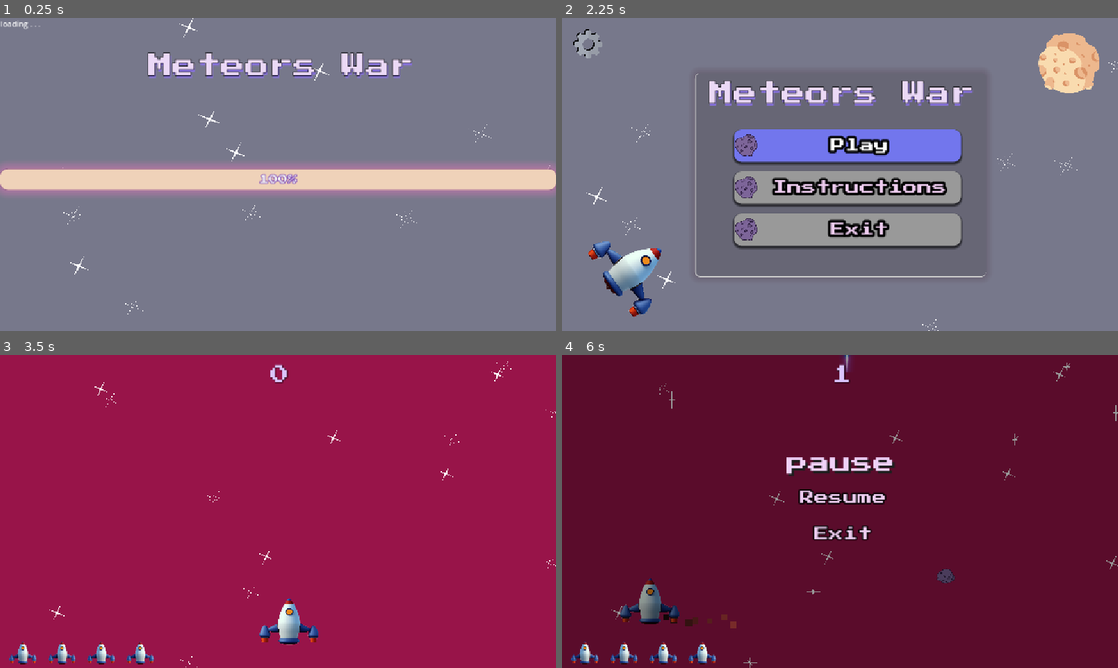
Above: before the commit, frames 1-4 (two rows, left to right).
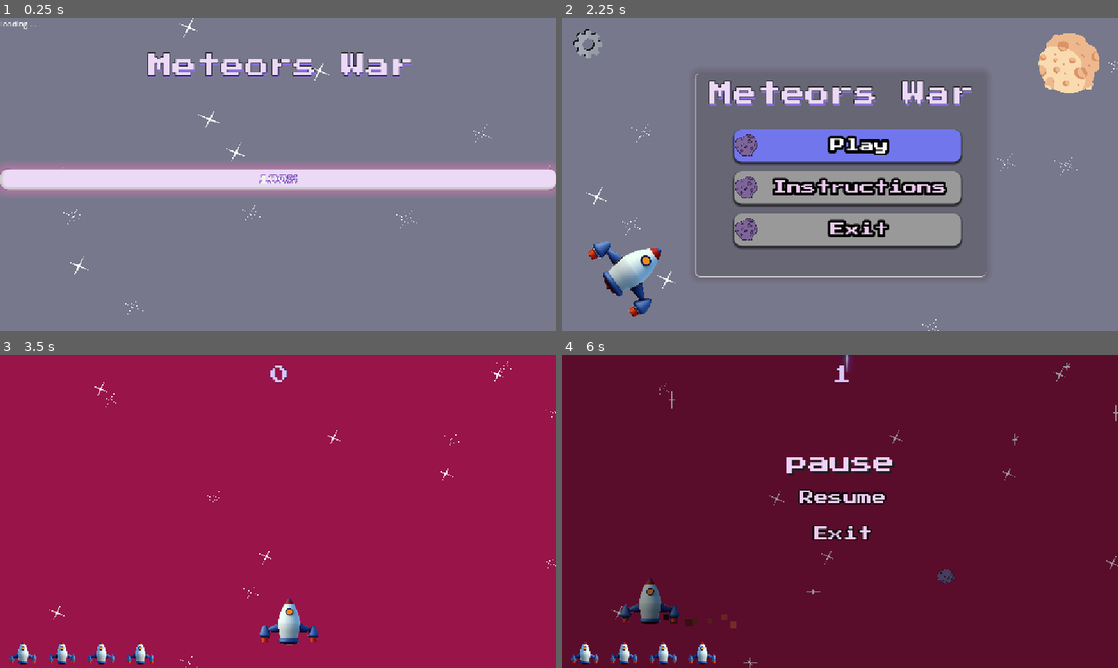
Above: after the commit, the same moments.

Repository: Alaa-Khaled210/Meteors-War
Game: Godot game, scene res://scense/screen_loading.tscn
Two runs of this game, one before a commit and one after it. Both use one fixed random seed, a clock stepped at 60 frames per second and the inputs below. Sound files missing from this copy of the repository are replaced by a short silence.
Inputs (mouse positions are in pixels of both pictures, inside the frame that each line leads up to):
- Up to frame 1 (0.25 s): no input
- Up to frame 2 (2.25 s): move the mouse to (962, 158) at 0.52 s; hold Right (right) 0.53-1.28 s; hold Space (Shoot) 0.53-1.28 s; move the mouse to (728, 190) at 1.27 s; hold Down (down) 1.28-2.03 s; tap V (pasue) at 1.35 s; move the mouse to (895, 105) at 2.02 s; hold Right (right) from 2.03 s (still down); hold Space (Shoot) from 2.03 s (still down)
- Up to frame 3 (3.5 s): release Right (right) at 2.75 s; release Space (Shoot) at 2.75 s; click "Play" at 2.75 s
- Up to frame 4 (6 s): move the mouse to (812, 574) at 3.52 s; hold Up (up) 3.53-4.25 s; tap V (pasue) at 3.6, 5.85 s; click "Resume" at 4.25 s; move the mouse to (1006, 558) at 5.02 s; hold Space (Shoot) 5.03-5.78 s; hold Left (left) from 5.03 s (still down); move the mouse to (673, 464) at 5.77 s

The runs differ from the first frame. In frame 1, 6.8% of the frame differs, in the area x 0-100%, y 1-61%; in frame 2, 1.3%; in frame 3, 0.2%; in frame 4, 0.6%.

Commit message:
change rendering from liner into nearst

Diff:
--- a/project.godot
+++ b/project.godot
@@ -13,6 +13,7 @@
 config/name="Meteor_War"
 run/main_scene="uid://cogw5dent1et3"
 config/features=PackedStringArray("4.4", "GL Compatibility")
+boot_splash/bg_color=Color(0.410047, 0.401121, 0.637742, 1)
 config/icon="res://icon.svg"
 
 [autoload]
@@ -82,5 +83,6 @@
 
 [rendering]
 
+textures/canvas_textures/default_texture_filter=0
 renderer/rendering_method="gl_compatibility"
 renderer/rendering_method.mobile="gl_compatibility"
--- a/scense/screen_loading.tscn
+++ b/scense/screen_loading.tscn
@@ -32,12 +32,14 @@
 shadow_size = 2
 
 [sub_resource type="StyleBoxFlat" id="StyleBoxFlat_fek54"]
-bg_color = Color(0.936599, 0.823455, 0.726927, 1)
+bg_color = Color(0.921569, 0.85098, 0.960784, 1)
+border_width_left = 5
+border_width_bottom = 5
 corner_radius_top_left = 16
 corner_radius_top_right = 16
 corner_radius_bottom_right = 16
 corner_radius_bottom_left = 16
-shadow_color = Color(0.801651, 0.464542, 0.693181, 0.6)
+shadow_color = Color(0.8, 0.462745, 0.694118, 0.6)
 shadow_size = 20
 
 [node name="screen_loading" type="Control"]
